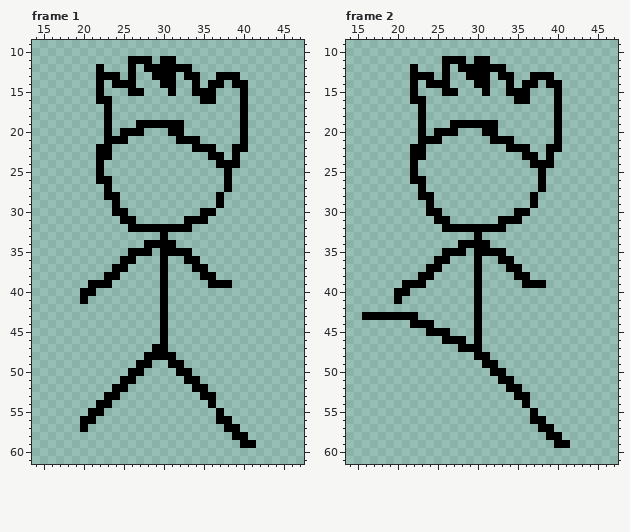
Pixel-art file: ShovelJam/ShovelJam/ASSETS/Ase Files/npc3/npc3_walking.ase. Above is the file before it was changed.
64x64 pixels, 5 frames. Shown: frame 1: x 14..47, y 9..61; frame 2: x 14..47, y 9..61. The commit also changed other frames, which this record leaves out.
Now the later version:
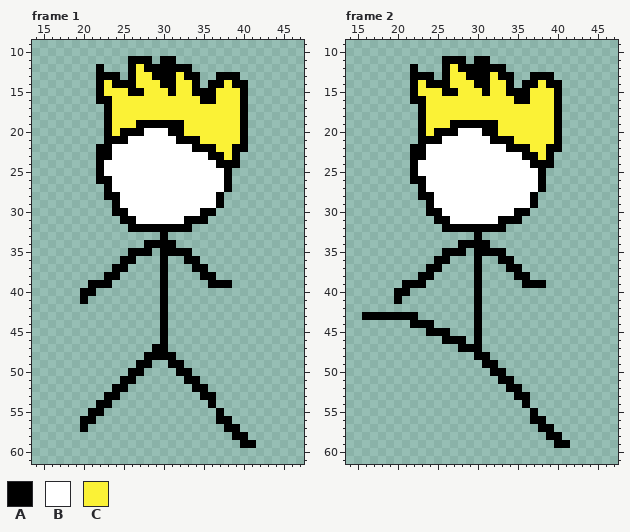
Palette (. is transparent): A #000000  B #ffffff  C #fbf236
From old to new:
Frame 1, layers "Accessory", "Head":
The author put colour B in row 20 at x 28 to 30; in row 21 at x 26 to 31; in row 22 at x 24 to 33; in row 23 at x 24 to 35; in row 24 at x 23 to 36; in row 25 at x 23 to 37.
The author put colour B in rows 26 to 27 at x 24 to 37; in rows 28 to 29 at x 25 to 36; in row 30 at x 26 to 34; in row 31 at x 27 to 32.
The author put colour C in row 12 at x 27; in row 13 at x 27 to 28 and 32; in row 14 at x 23, 27 to 29, 32 to 33 and 38; in row 15 at x 23 to 25, 28 to 30, 32 to 33 and 37 to 39; in row 16 at x 24 to 34 and 37 to 39; in rows 17 to 18 at x 24 to 39.
The author put colour C in row 19 at x 24 to 26 and 33 to 39; in row 20 at x 24 and 33 to 39; in row 21 at x 35 to 39; in row 22 at x 37 to 38; in row 23 at x 38.
Frame 2, layers "Accessory", "Head": the same change as frame 1
Pixel boxes of the changes (left, top, right, bottom) in both pictures:
added: (104, 64, 240, 224)
added: (418, 64, 554, 224)
